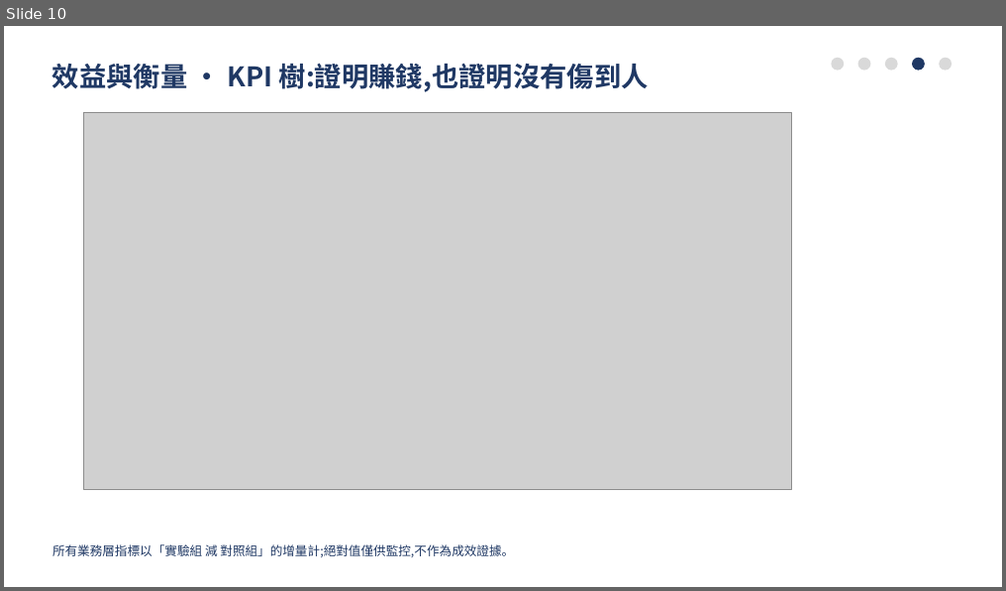
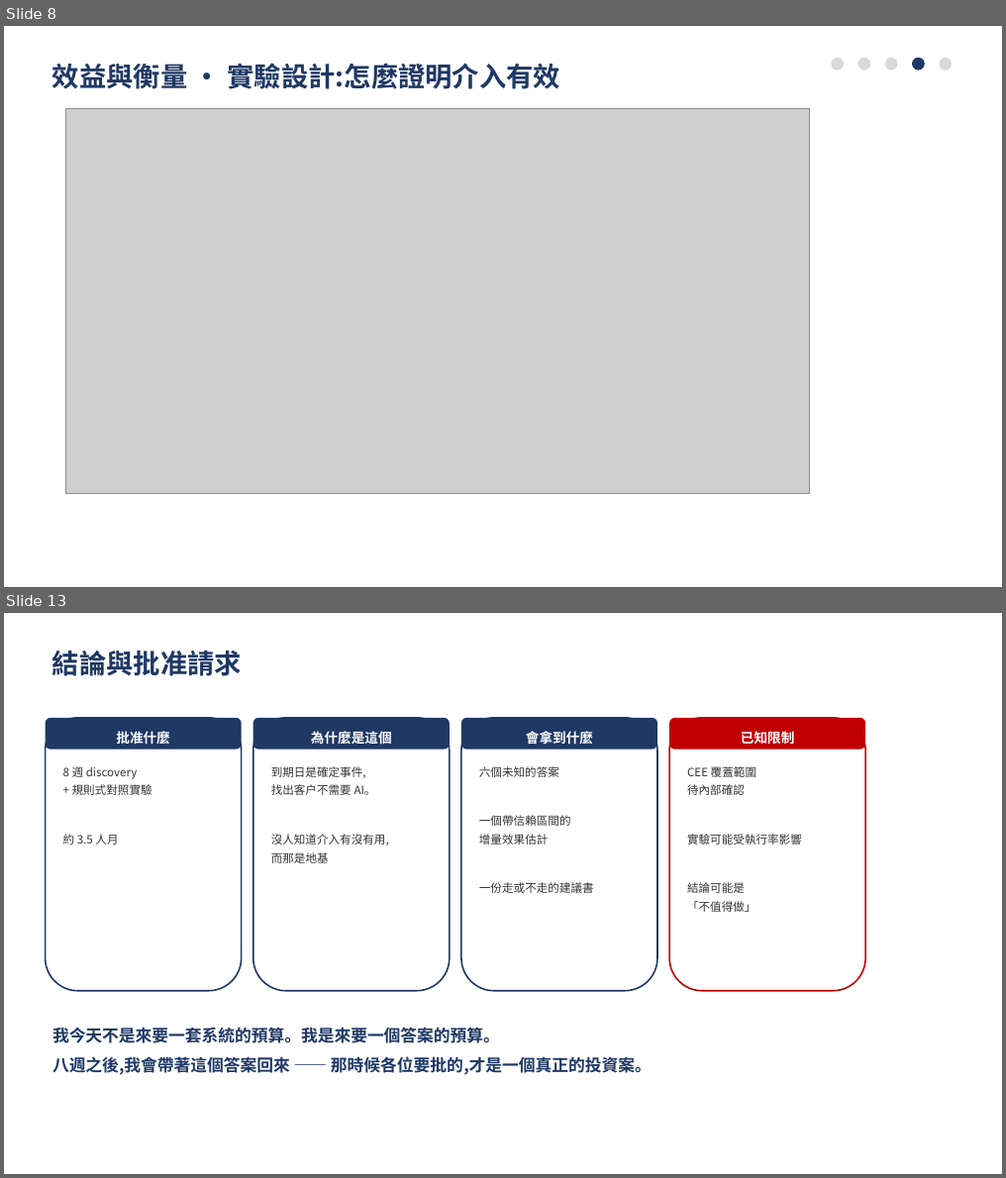
Before and after one commit to pokai-huang0828/UTS_workspace, a slide deck: Artificial Intelligence for Enterprises/Assessment3/Huang_26254793_421104_Assessment 3.pptx. Shown one above the other, each under a label of ours: slide 10 before the commit, slides 8 and 13 after it; the slides between them are not shown. The pictures are 1006x591 and 1006x1178 pixels, drawn with LibreOffice and Linux fonts; fonts in the diff are those of the drawing; grey boxes stand for pictures. Boxes give left, top, right and bottom in pixels: in the first picture for what was removed or moved away, otherwise in the second. Text is boxed around its words. In the diff, an @@ line names an element or a change of style, - is before the commit and + after.

```diff
--- a/Artificial Intelligence for Enterprises/Assessment3/Huang_26254793_421104_Assessment 3.pptx
+++ b/Artificial Intelligence for Enterprises/Assessment3/Huang_26254793_421104_Assessment 3.pptx
@@ slide 13 added at box(4, 613, 1002, 1174), background #FFFFFF @@
@@ text added at box(53, 651, 242, 676), 26 pt, text #1F3864, bold @@
+結論與批准請求
@@ rounded rectangle added at box(46, 718, 242, 991), fill #FFFFFF, outline #1F3864 1.5 pt @@
@@ rounded rectangle added at box(46, 718, 242, 750), fill #1F3864 @@
@@ text added at box(116, 731, 169, 744), 13 pt, text #FFFFFF, bold @@
+批准什麼
@@ rounded rectangle added at box(253, 718, 450, 991), fill #FFFFFF, outline #1F3864 1.5 pt @@
@@ rounded rectangle added at box(253, 718, 450, 750), fill #1F3864 @@
@@ text added at box(311, 731, 392, 744), 13 pt, text #FFFFFF, bold @@
+為什麼是這個
@@ rounded rectangle added at box(461, 718, 657, 991), fill #FFFFFF, outline #1F3864 1.5 pt @@
@@ rounded rectangle added at box(461, 718, 657, 750), fill #1F3864 @@
@@ text added at box(526, 731, 593, 744), 13 pt, text #FFFFFF, bold @@
+會拿到什麼
@@ rounded rectangle added at box(669, 718, 865, 991), fill #FFFFFF, outline #C00000 1.5 pt @@
@@ rounded rectangle added at box(669, 718, 865, 750), fill #C00000 @@
@@ text added at box(741, 731, 794, 744), 13 pt, text #FFFFFF, bold @@
+已知限制
@@ text added at box(63, 767, 152, 845), 11 pt, text #333333 @@
+8 週 discovery
++ 規則式對照實驗
+約 3.5 人月
@@ text added at box(271, 766, 389, 863), 11 pt, text #333333 @@
+到期日是確定事件,
+找出客戶不需要 AI。
+沒人知道介入有沒有用,
+而那是地基
@@ text added at box(479, 766, 594, 893), 11 pt, text #333333 @@
+六個未知的答案
+一個帶信賴區間的
+增量效果估計
+一份走或不走的建議書
@@ text added at box(687, 764, 802, 912), 11 pt, text #333333 @@
+CEE 覆蓋範圍
+待內部確認
+實驗可能受執行率影響
+結論可能是
+「不值得做」
@@ text added at box(53, 1027, 651, 1075), 16 pt, text #1F3864, bold @@
+我今天不是來要一套系統的預算。我是來要一個答案的預算。
+八週之後,我會帶著這個答案回來 —— 那時候各位要批的,才是一個真正的投資案。
@@ what was slide 10 is now slide 8 @@
@@ slide 8 changed as well @@
@@ text at box(53, 63, 560, 89): text changed @@
-效益與衡量 · KPI 樹:證明賺錢,也證明沒有傷到人
+效益與衡量 · 實驗設計:怎麼證明介入有效
@@ picture: place and size @@
-picture at box(83, 112, 792, 490)
+picture at box(66, 108, 810, 494)
@@ text removed at box(53, 545, 514, 558) @@
-所有業務層指標以「實驗組 減 對照組」的增量計;絕對值僅供監控,不作為成效證據。
```
Also in this commit, not shown: 4 other slides changed, 8 other slides added, 9 slides removed, 22 other files.
